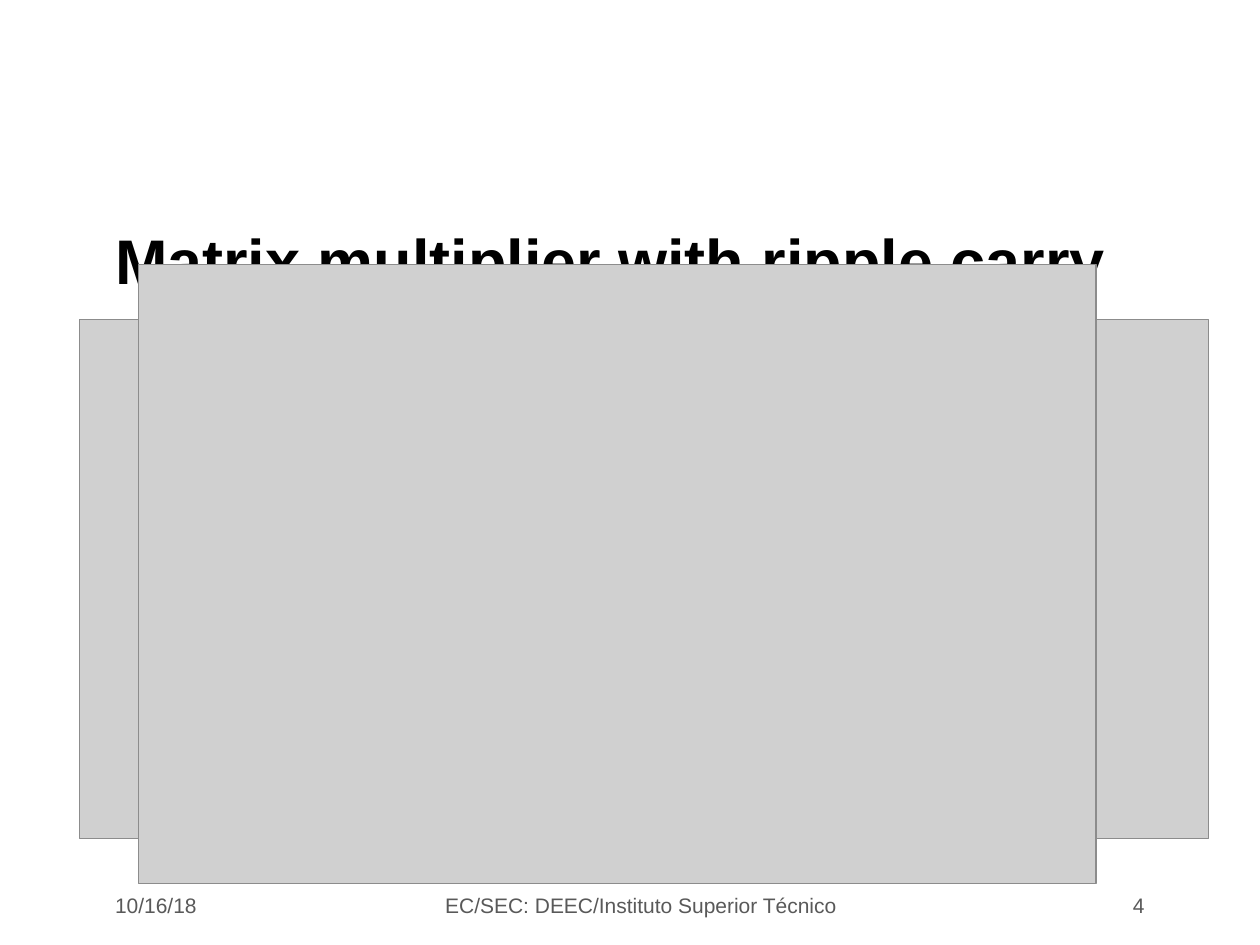
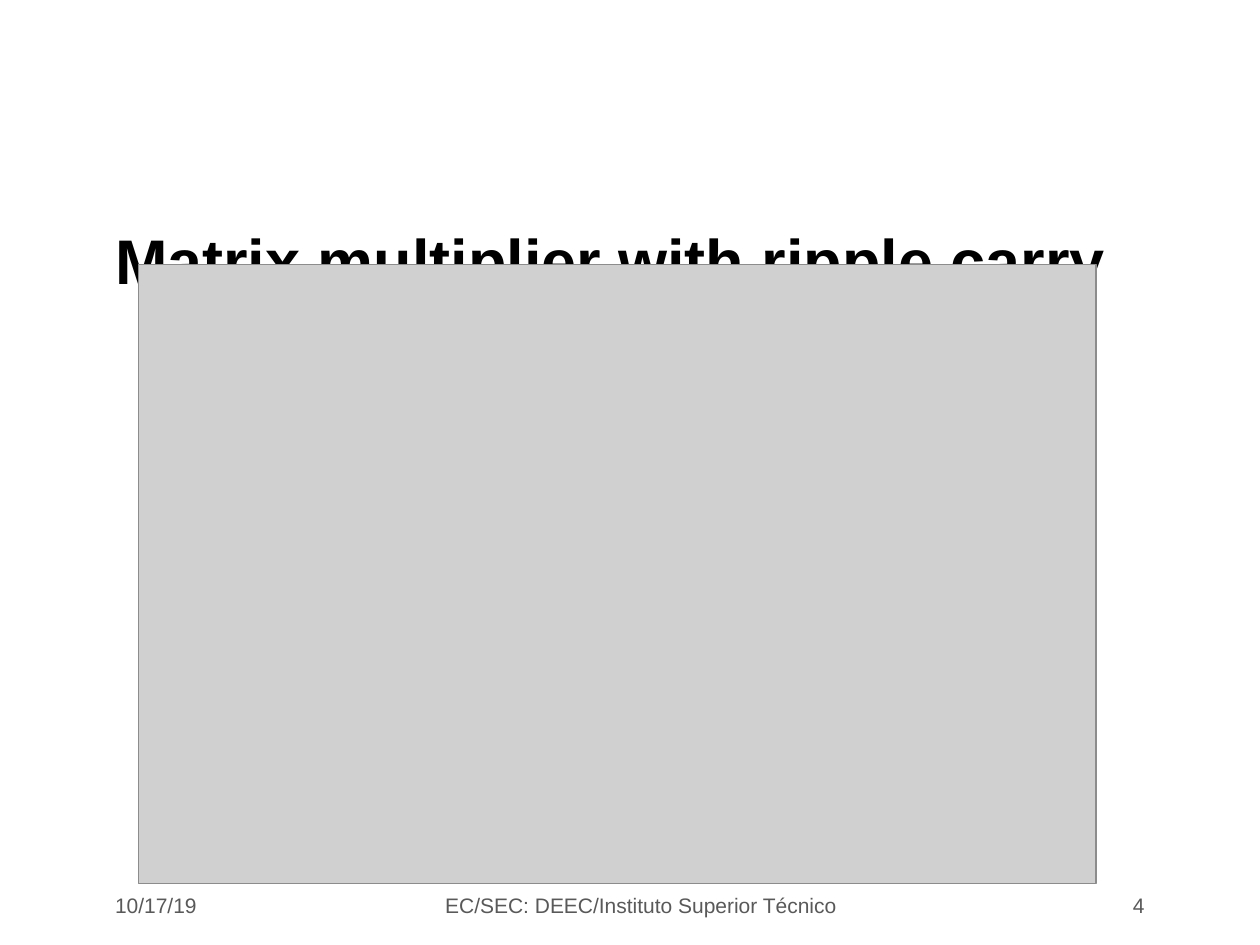
Before and after one commit to jjts/ist-sec, a slide deck: slide 4 of lectures/l9_mults/l9.odp. Drawn at 1260x945 pixels with LibreOffice and Linux fonts; fonts in the diff are those of the drawing; grey boxes stand for pictures; background and template pictures are left out. Boxes give left, top, right and bottom in pixels: in the first picture for what was removed or moved away, otherwise in the second. Text is boxed around its words. In the diff, an @@ line names an element or a change of style, - is before the commit and + after.

```diff
--- a/lectures/l9_mults/l9.odp
+++ b/lectures/l9_mults/l9.odp
@@ picture removed at [79,319,1208,838] @@
@@ text at [115,898,197,913]: text changed @@
-10/16/18
+10/17/19
```
Also in this commit, not shown: 8 other slides changed, 1 slide added.
